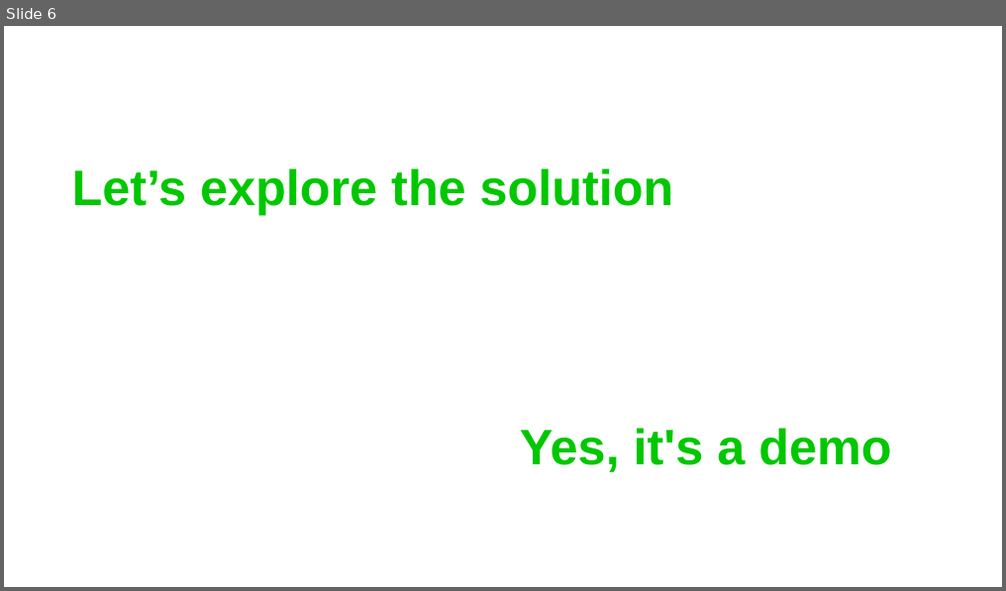
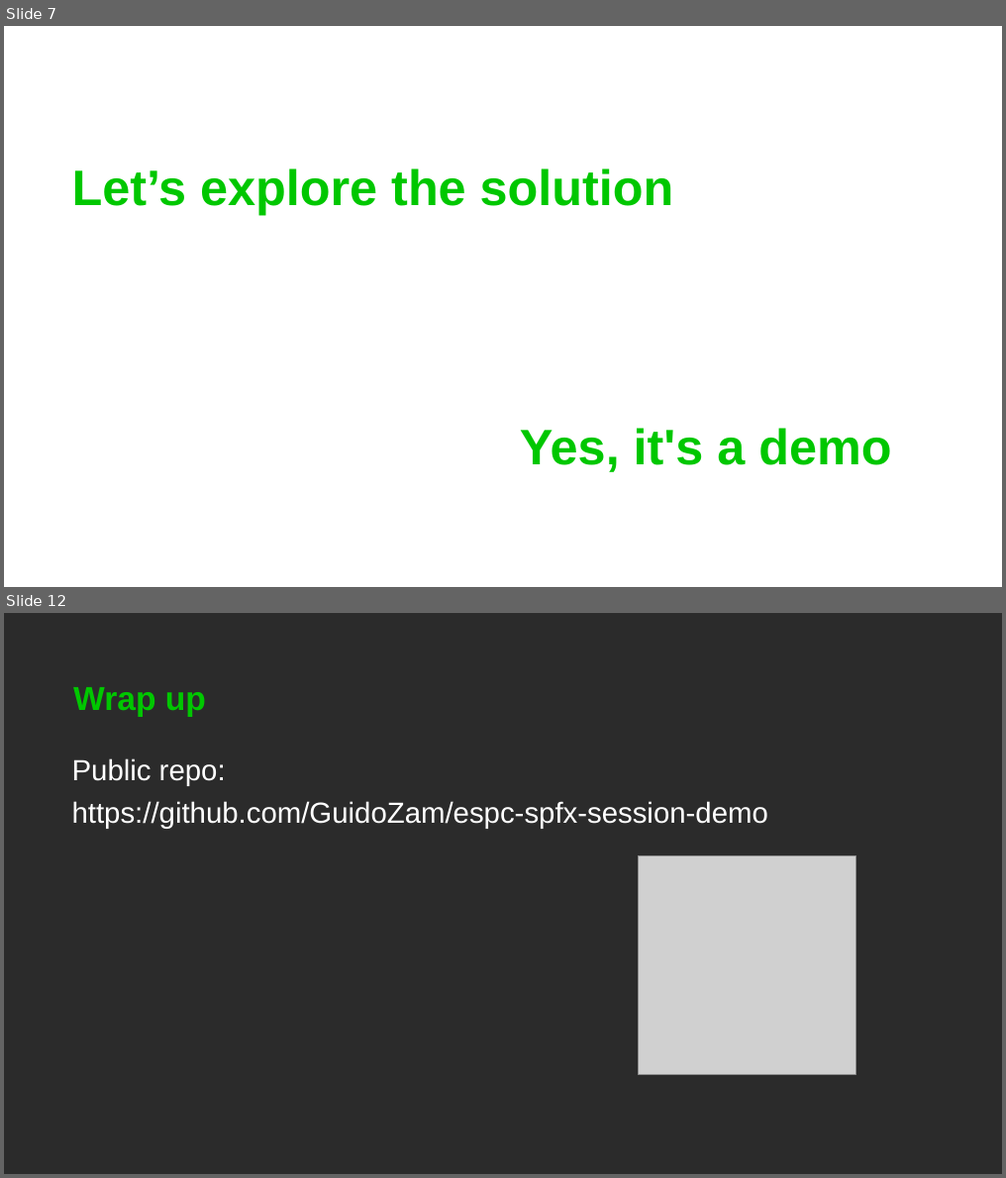
Before and after one commit to GuidoZam/espc-spfx-session-demo, a slide deck: .demo/ESPC25_SPFx_Slides.pptx. Shown one above the other, each under a label of ours: slide 6 before the commit, slides 7 and 12 after it; the slides between them are not shown. The pictures are 1006x591 and 1006x1178 pixels, drawn with LibreOffice and Linux fonts; fonts in the diff are those of the drawing; grey boxes stand for pictures; background and template pictures are left out; a plain dark background stands for a picture behind light text. Boxes give left, top, right and bottom in pixels: in the first picture for what was removed or moved away, otherwise in the second. Text is boxed around its words. In the diff, an @@ line names an element or a change of style, - is before the commit and + after.

Commit message:
Removed old demo time slides

```diff
--- a/.demo/ESPC25_SPFx_Slides.pptx
+++ b/.demo/ESPC25_SPFx_Slides.pptx
@@ slide 12 added at [4, 613, 1002, 1174], background picture (left out) @@
@@ title added at [73, 687, 206, 717], 32 pt, text #00C700, bold @@
+Wrap up
@@ text added at [72, 759, 768, 828], 28 pt, text #FFFFFF @@
+Public repo:
+https://github.com/GuidoZam/espc-spfx-session-demo
@@ picture added at [638, 857, 856, 1074] @@
@@ what was slide 6 is now slide 7 @@
```
Also in this commit, not shown: 5 slides changed, 5 slides removed, 11 other files.
